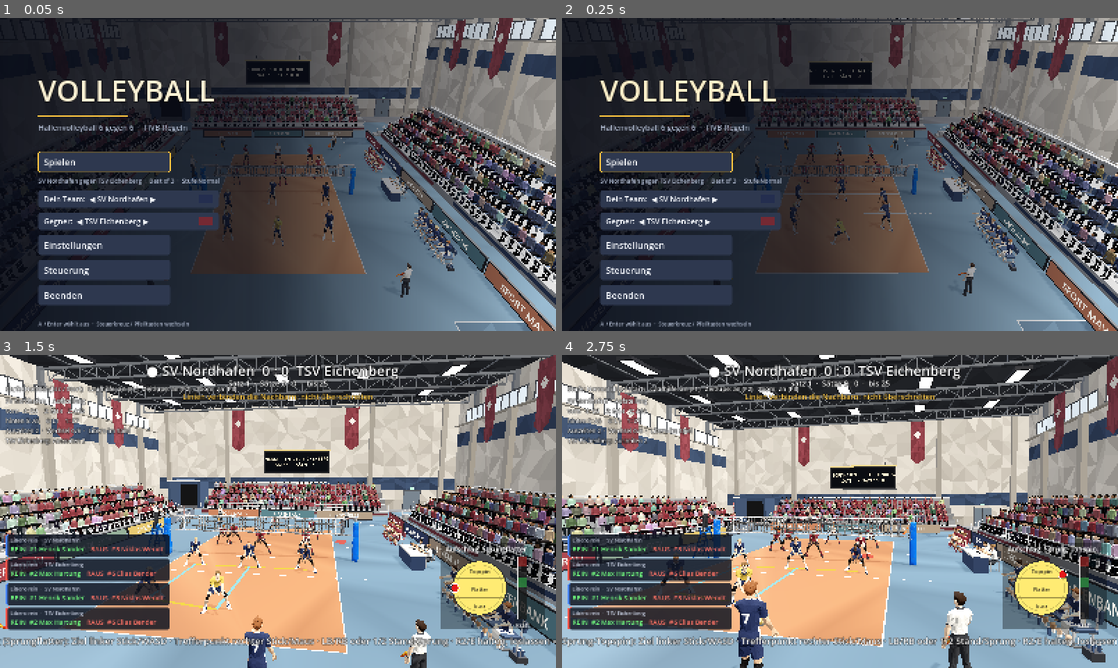
Above: before the commit, frames 1-4 (two rows, left to right).
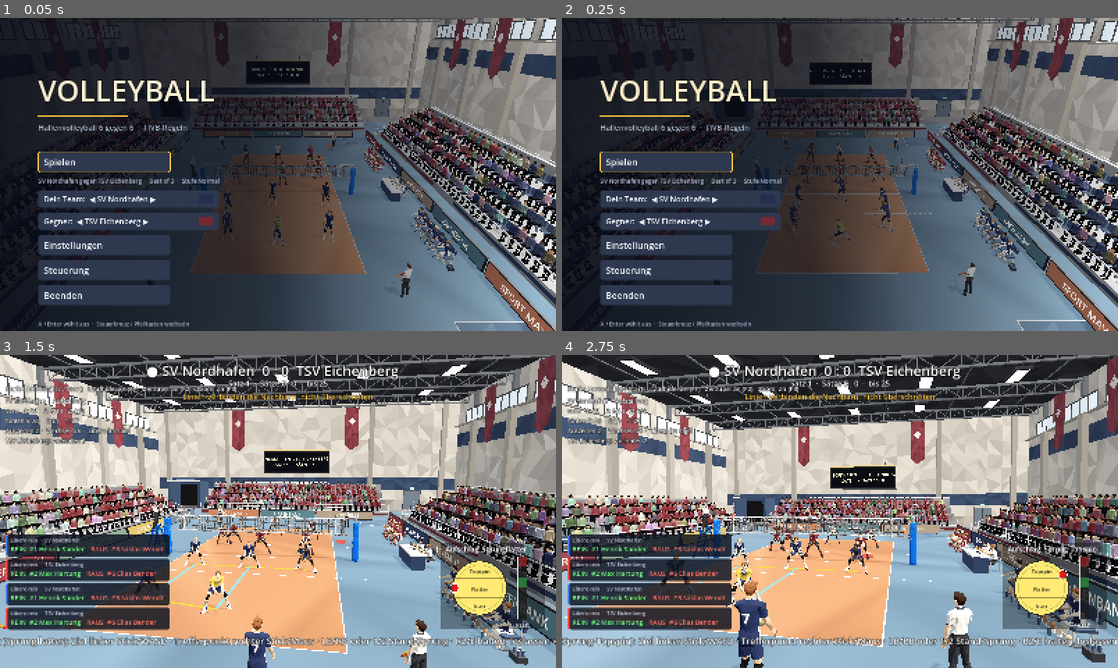
Above: after the commit, the same moments.

Repository: MattrixDev/volleyball_game
Game: Godot game, scene res://scenes/main.tscn
The game is run twice, just before and just after one commit, with the same random seed, the same clock (stepped at 60 frames per second) and the same inputs.
Inputs (mouse positions are in pixels of both pictures, inside the frame that each line leads up to):
- Up to frame 1 (0.05 s): no input
- Up to frame 2 (0.25 s): no input
- Up to frame 3 (1.5 s): tap Enter at 0.5 s; move the mouse to (400, 495) at 0.52 s; hold D (move_right) 0.53-1.28 s; tap K (aim_down) at 0.6 s; click (400, 495) at 0.67 s; move the mouse to (166, 527) at 1.27 s; hold S (move_down) from 1.28 s (still down); tap J (aim_left) at 1.35 s
- Up to frame 4 (2.75 s): move the mouse to (895, 442) at 2.02 s; release S (move_down) at 2.03 s; hold D (move_right) from 2.03 s (still down); tap L (aim_right) at 2.1 s

The runs differ from the first frame. In frame 1, less than 0.1% of the frame differs, in the area x 40-80%, y 42-76%; in frame 2, less than 0.1%; in frame 3, less than 0.1%; in frame 4, less than 0.1%, in the area x 21-91%, y 57-91%.

Commit message:
Haende: Daumenknochen am echten Daumen (vorn), Handflaeche zum Koerper
Das Meshy-Modell ist nicht spiegelverkehrt: der kleine Finger liegt hinten, der
Daumen vorn. Der alte Daumenknochen zog den Kleinfingerballen heraus (zweiter
Daumen). Fingerknochen neu gesetzt, Beugeseite und Pritsch-Handflaeche gedreht,
Handdrehung beim Einblenden ohne Richtungswechsel (kein Ruck im Handgelenk).

Co-Authored-By: Claude Opus 5.5 (1M context) <noreply@anthropic.com>
Claude-Session: https://claude.ai/code/session_01YMmMmpejJfgndmMikxTWfF

Diff:
--- a/scripts/figure.gd
+++ b/scripts/figure.gd
@@ -202,9 +202,7 @@
 ## thumb = Daumen abspreizen, grip = zugreifen), und der Ball ist ein fester Koerper: ein Finger, der
 ## in ihn hineinbeugt, wird an seiner Oberflaeche aufgehalten (oder zurueckgedrueckt). So legen sich
 ## die Finger von selbst um den Ball und geben beim Kontakt nach.
-## Die "Handflaeche" ist hier die Seite, zu der sich die Finger beugen: beim Meshy-Modell sind die
-## Haende spiegelverkehrt modelliert (Daumen hinten), deshalb ist das die Handrueckenseite des Netzes;
-## so sitzt der Daumen anatomisch richtig (rechte Hand: Handflaeche zeigt nach aussen, Daumen hinten).
+## In Ruhe (Arm haengt) zeigt die Handflaeche zum Koerper und der Daumen nach vorn.
 const FINGERS := ["th", "ix", "md", "rg", "pk"]
 const FINGER_REST := {"curl": 0.22, "spread": 0.04, "thumb": 0.15, "grip": 0.0}
 const FINGER_SKIN := 0.009  # halbe Fingerdicke
@@ -219,7 +217,7 @@
 		return
 	has_fingers = true
 	for sd in ["l", "r"]:
-		var n := Vector3(1.0 if sd == "r" else -1.0, 0.0, 0.0)  # Beugeseite in Ruhe (Skelett-Raum)
+		var n := Vector3(-1.0 if sd == "r" else 1.0, 0.0, 0.0)  # Handflaeche in Ruhe (Skelett-Raum, zum Koerper)
 		var md0 := _skel.get_bone_global_rest(_skel.find_bone("md1_" + sd)).origin
 		var ix0 := _skel.get_bone_global_rest(_skel.find_bone("ix1_" + sd)).origin
 		for fn in FINGERS:
@@ -731,6 +729,9 @@
 
 ## Hand ausrichten: fingers = Richtung der Finger, palm = wohin die Handflaeche zeigt (Welt).
 ## In Ruhe zeigen die Finger nach unten und die Handflaeche zum Oberschenkel. w blendet ein.
+var _hand_q := {}  # letzte Zieldrehung je Hand (orient_hand)
+
+
 func orient_hand(sd: String, fingers: Vector3, palm: Vector3, w: float) -> void:
 	if w <= 0.001 or fingers.length() < 0.01 or palm.length() < 0.01:
 		return
@@ -745,7 +746,16 @@
 	var local := (parent_b.inverse() * want).orthonormalized()
 	var q0 := Quaternion.from_euler(wr.rotation)
 	var q1 := local.get_rotation_quaternion()
-	wr.rotation = q0.slerp(q1, clampf(w, 0.0, 1.0)).get_euler()
+	# Liegt das Ziel fast eine halbe Drehung weg, wuerde slerp je nach Vorzeichen mal links-, mal
+	# rechtsherum drehen (die Hand springt). Deshalb die Drehrichtung beim Einblenden festhalten.
+	var last: Quaternion = _hand_q.get(sd, Quaternion())
+	if w < 0.05 or not _hand_q.has(sd):
+		if q0.dot(q1) < 0.0:
+			q1 = -q1
+	elif last.dot(q1) < 0.0:
+		q1 = -q1
+	_hand_q[sd] = q1
+	wr.rotation = q0.slerpni(q1, clampf(w, 0.0, 1.0)).get_euler()
 
 
 
--- a/scripts/player.gd
+++ b/scripts/player.gd
@@ -738,7 +738,7 @@
 		var follow := push * 0.42 * smoothstep(0.0, 0.2, rel)
 		var hb := ready.lerp(at_ball, smoothstep(-0.2, -0.03, rel)) + give + follow
 		var open := 0.035 * smoothstep(0.04, 0.2, rel)
-		tg = {"l": hb - r * (0.13 + open), "r": hb + r * (0.13 + open)}
+		tg = {"l": hb - r * (0.11 + open), "r": hb + r * (0.11 + open)}
 		# Ellbogen zeigen nach aussen vorn (etwas breiter als die Schultern), bis sich die Arme strecken.
 		for sd in ["l", "r"]:
 			var s_sign := -1.0 if sd == "l" else 1.0
@@ -752,9 +752,7 @@
 		var palm0 := (to_ball + f * 1.1 + up * 0.5).normalized()
 		var palm := palm0.lerp(push, smoothstep(0.0, 0.12, rel)).normalized()
 		var fing := (up - palm * up.dot(palm)).normalized()
-		# Das Meshy-Modell hat spiegelverkehrte Haende: die Beugeseite der Finger ist die Seite,
-		# die orient_hand als Handruecken fuehrt, deshalb -palm.
-		hands = {"l": [fing - r * 0.08, -palm], "r": [fing + r * 0.08, -palm]}
+		hands = {"l": [fing - r * 0.08, palm], "r": [fing + r * 0.08, palm]}
 	elif (anim_kind == "attack" and (airborne or rel > -0.5)) or (anim_kind == "serve" and airborne):
 		# Angriff wie im Volleyball (Bogenspannung): der Ellbogen holt hoch und weit nach hinten aus,
 		# die Hand liegt hinter dem Kopf auf Ohrhoehe, die Schlagschulter dreht zurueck und der
@@ -899,7 +897,7 @@
 		var k := smoothstep(-0.95, -0.5, rel) * (1.0 - smoothstep(0.35, 0.6, rel))
 		var grip := smoothstep(-0.025, -0.004, rel) * (1.0 - smoothstep(0.008, 0.035, rel))
 		var rls := smoothstep(0.03, 0.12, rel)
-		shape = {"curl": lerpf(0.4, 0.08, rls), "spread": lerpf(0.3, 0.38, rls), "thumb": lerpf(1.15, 0.9, rls), "grip": 0.65 * grip}
+		shape = {"curl": lerpf(0.4, 0.08, rls), "spread": lerpf(0.3, 0.38, rls), "thumb": lerpf(1.4, 1.0, rls), "grip": 0.65 * grip}
 		shape = _mix_shape(HumanFigure.FINGER_REST, shape, k)
 	elif anim_kind in ["pass", "dig", "free", "set"]:
 		# Baggern: Haende ineinander, Finger locker gebeugt, Daumen nebeneinander
Binary file changed: assets/models/player.glb
Not shown, changed: tools/blender/add_finger_bones.py
